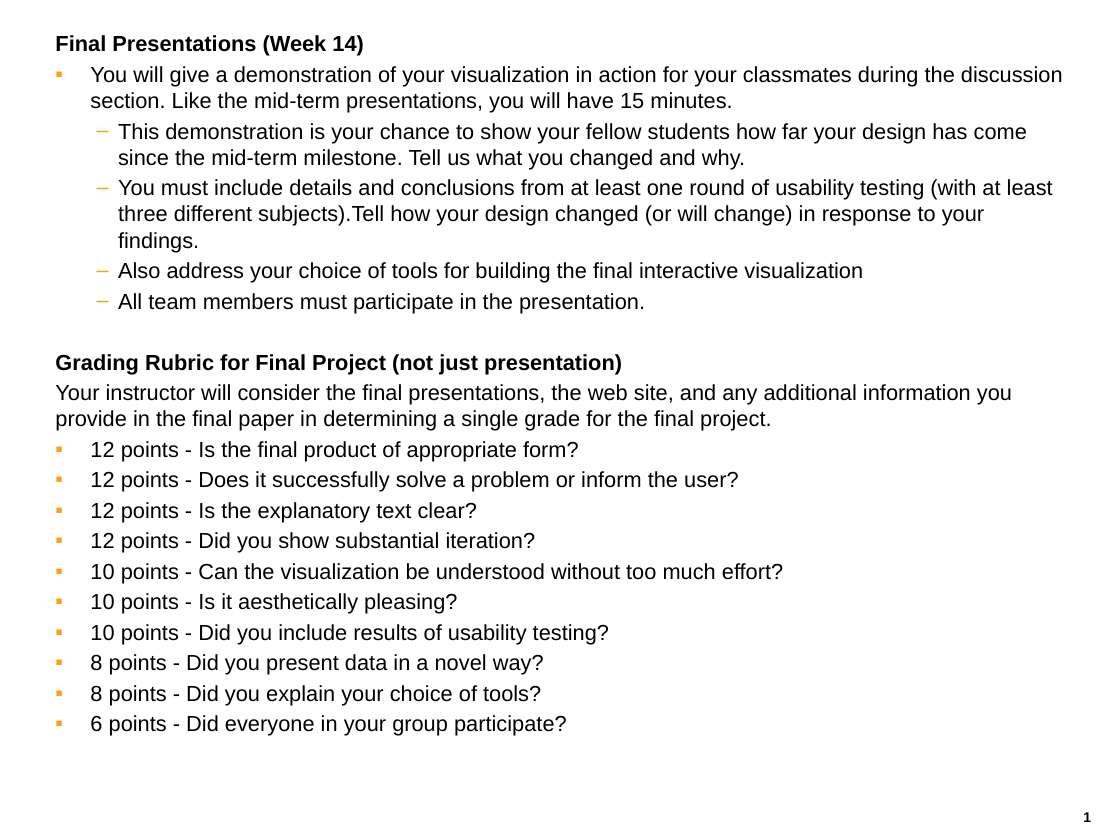
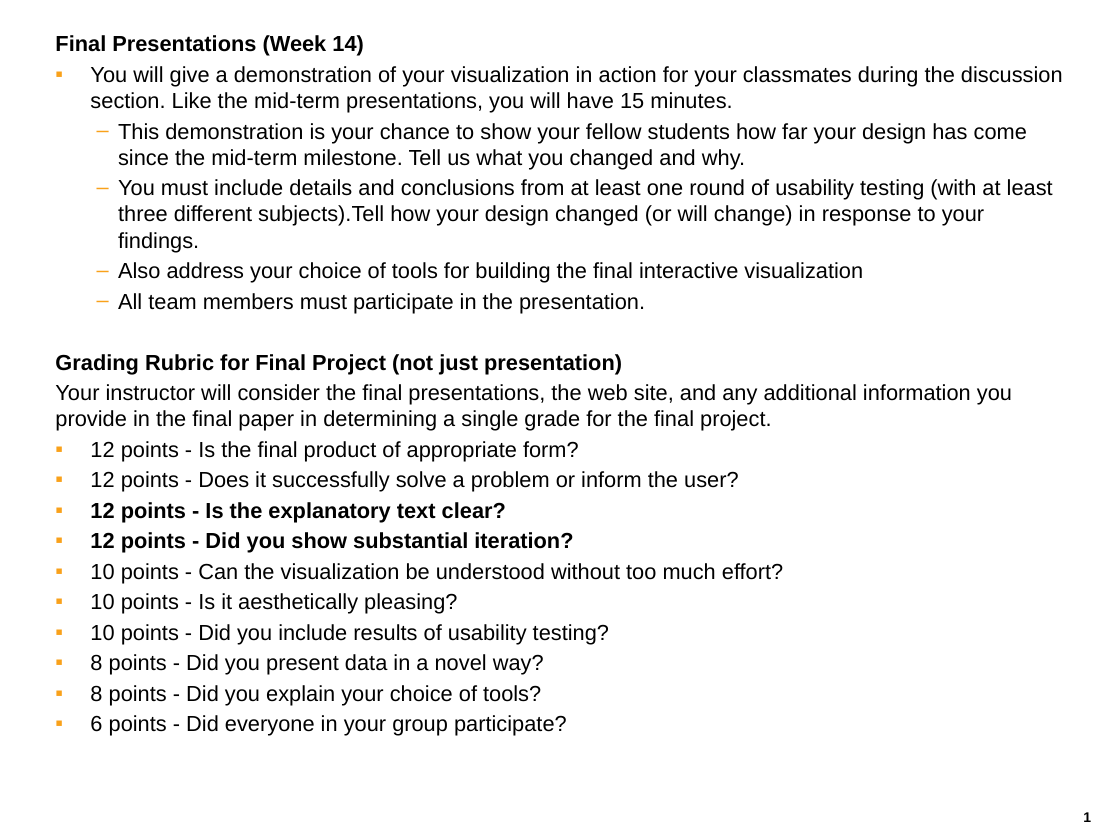
Before and after one commit to saapad86/W209_ADP, a slide deck: slide 1 of 160811 - ADP Report - Final Presentation.pptx. Drawn at 1120x840 pixels with LibreOffice and Linux fonts; fonts in the diff are those of the drawing. Boxes give left, top, right and bottom in pixels: in the first picture for what was removed or moved away, otherwise in the second. Text is boxed around its words. In the diff, an @@ line names an element or a change of style, - is before the commit and + after.

```diff
--- a/160811 - ADP Report - Final Presentation.pptx
+++ b/160811 - ADP Report - Final Presentation.pptx
@@ text at [90, 502, 573, 553]: bold on in "12 points - Is the explanatory text ...", "12 points - Did you show substantial ..." @@
```
Also in this commit, not shown: 7 other slides changed, 2 slides added.
